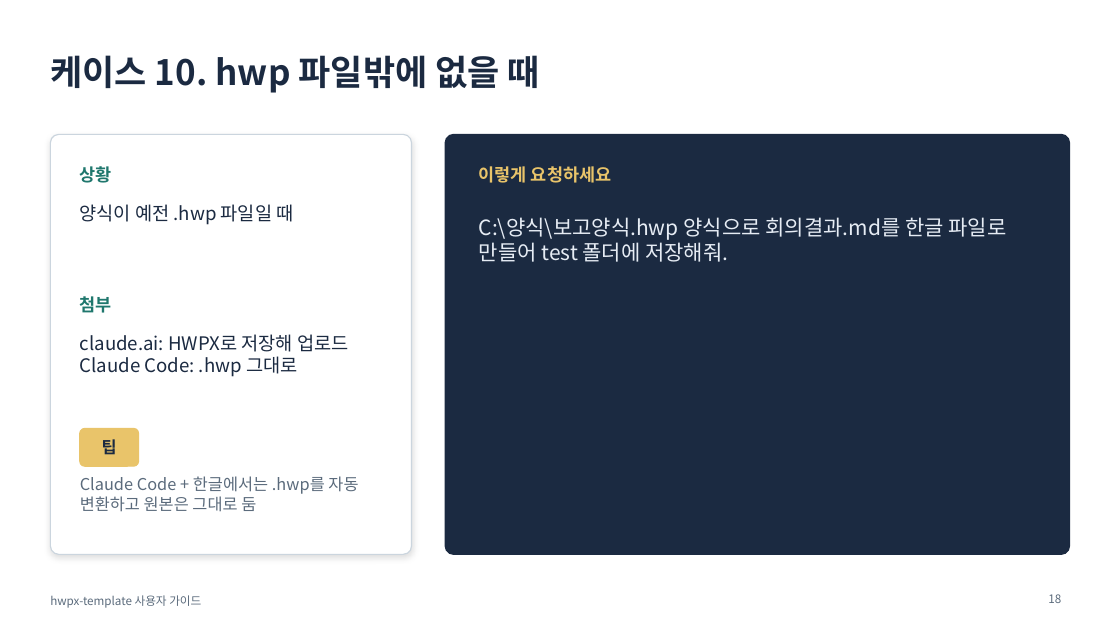
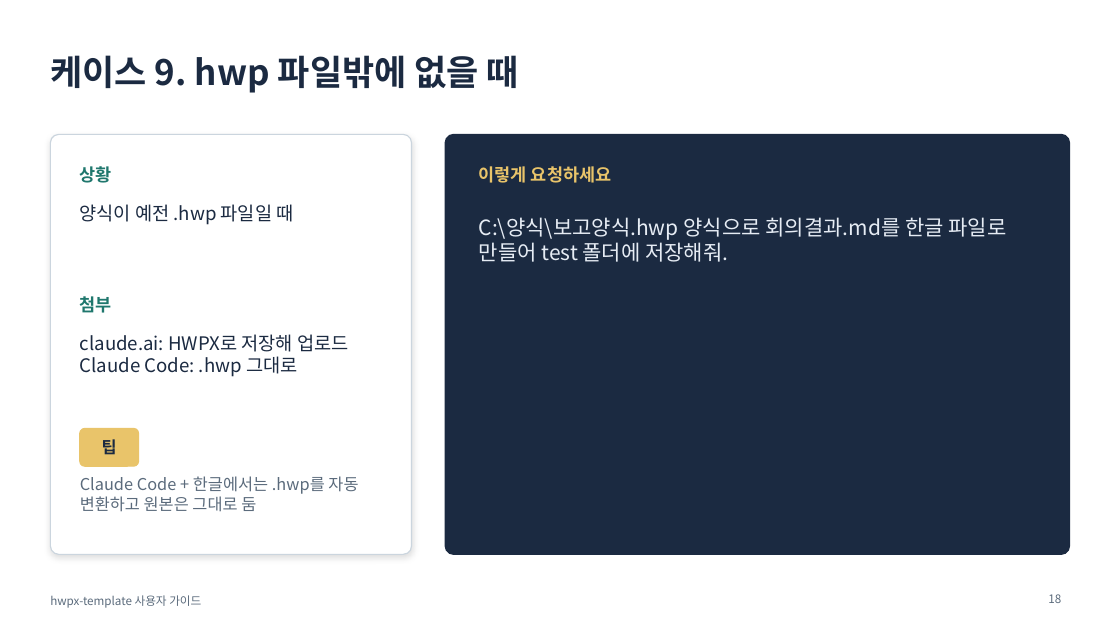
Before and after one commit to emilyJ7/hwpx-template-public, a slide deck: slide 18 of docs/사용자가이드.pptx. Drawn at 1120x630 pixels with LibreOffice and Linux fonts; fonts in the diff are those of the drawing. Boxes give left, top, right and bottom in pixels: in the first picture for what was removed or moved away, otherwise in the second. Text is boxed around its words. In the diff, an @@ line names an element or a change of style, - is before the commit and + after.

```diff
--- a/docs/사용자가이드.pptx
+++ b/docs/사용자가이드.pptx
@@ title at <box>50,55,519,93</box>: text changed @@
-케이스 10. hwp 파일밖에 없을 때
+케이스 9. hwp 파일밖에 없을 때
```
Also in this commit, not shown: 5 other slides changed, 1 slide added, 1 slide removed, 14 other files.
